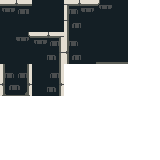
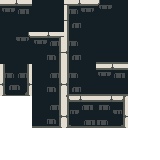
Before/after of a w=160, h=160 layered artwork. What changed in the layer stack:
pixels changed over left=32, top=64, right=128, bottom=128 (layer not identified)
